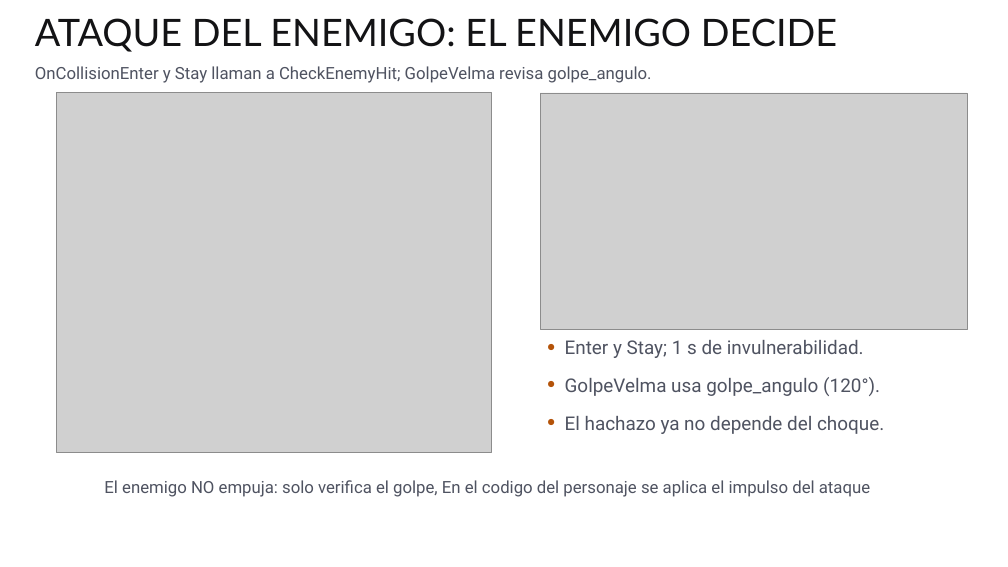
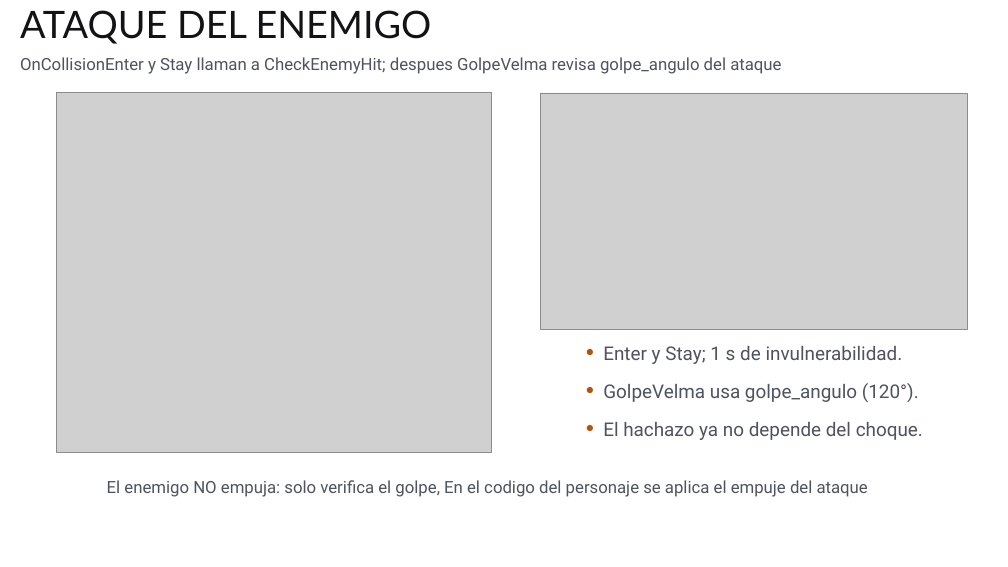
Before and after one commit to abala-tec/TC2005B, a slide deck: slide 22 of T8/T8.8.3-misc/T8.8.3-Miscelaneos.pptx. Drawn at 1008x567 pixels with LibreOffice and Linux fonts; fonts in the diff are those of the drawing; grey boxes stand for pictures; background and template pictures are left out. Boxes give left, top, right and bottom in pixels: in the first picture for what was removed or moved away, otherwise in the second. Text is boxed around its words. In the diff, an @@ line names an element or a change of style, - is before the commit and + after.

```diff
--- a/T8/T8.8.3-misc/T8.8.3-Miscelaneos.pptx
+++ b/T8/T8.8.3-misc/T8.8.3-Miscelaneos.pptx
@@ text at (20,10,432,44): text changed @@
-ATAQUE DEL ENEMIGO: EL ENEMIGO DECIDE
+ATAQUE DEL ENEMIGO
@@ text at (20,57,781,74): text changed @@
-OnCollisionEnter y Stay llaman a CheckEnemyHit; GolpeVelma revisa golpe_angulo.
+OnCollisionEnter y Stay llaman a CheckEnemyHit; despues GolpeVelma revisa golpe_angulo del ataque
@@ 6 texts: place and size @@
-6 texts at (547,336,884,434)
+6 texts at (585,341,923,440)
@@ text at (107,480,868,497): text changed @@
-El enemigo NO empuja: solo verifica el golpe, En el codigo del personaje se aplica el impulso del ataque
+El enemigo NO empuja: solo verifica el golpe, En el codigo del personaje se aplica el empuje del ataque
```
Also in this commit, not shown: 4 other slides changed.
